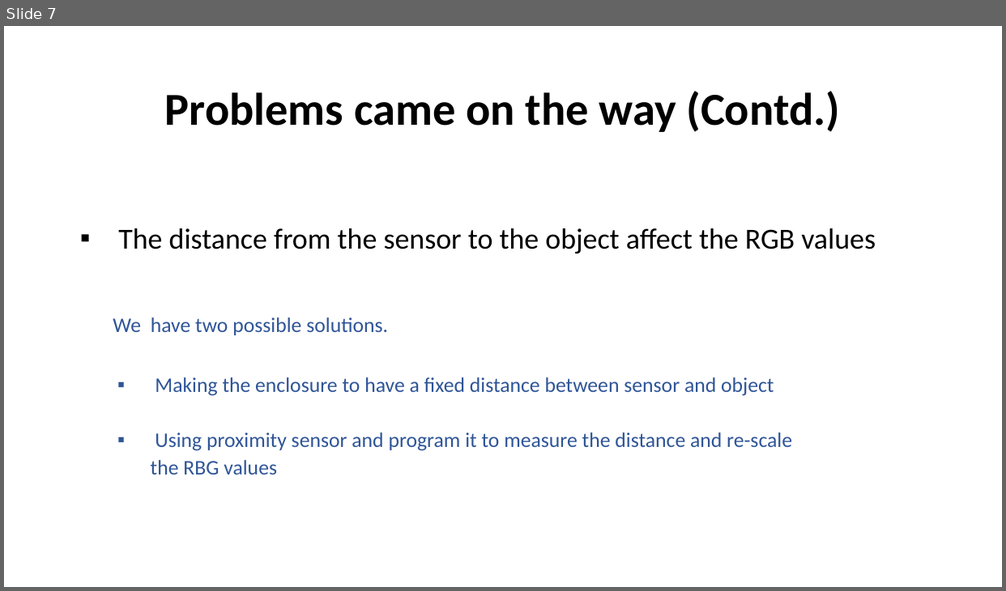
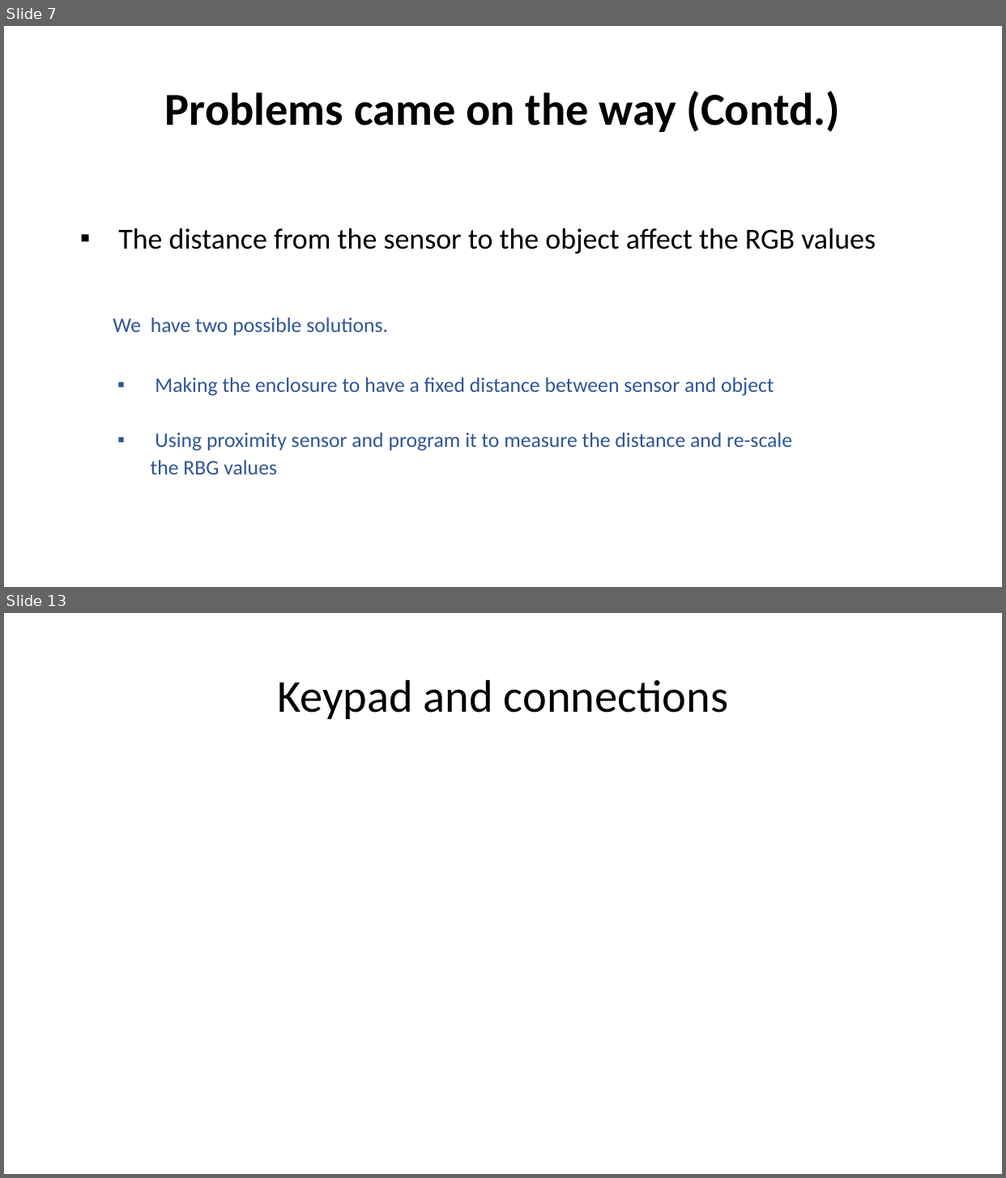
Before and after one commit to Team-Sagittarius-ENTC/RGBsensor, a slide deck: prabhashwara/PROGRESS AND SUMMARY.pptx. Shown one above the other, each under a label of ours: slide 7 before the commit, slides 7 and 13 after it; the slides between them are not shown. The pictures are 1006x591 and 1006x1178 pixels, drawn with LibreOffice and Linux fonts; fonts in the diff are those of the drawing. Boxes give left, top, right and bottom in pixels: in the first picture for what was removed or moved away, otherwise in the second. Text is boxed around its words. In the diff, an @@ line names an element or a change of style, - is before the commit and + after.

```diff
--- a/prabhashwara/PROGRESS AND SUMMARY.pptx
+++ b/prabhashwara/PROGRESS AND SUMMARY.pptx
@@ slide 13 added at [4,613,1002,1174], background #FFFFFF @@
@@ title added at [277,679,728,719], 44 pt, text #000000 @@
+Keypad and connections
```
Also in this commit, not shown: 7 other slides added, 1 slide removed, 1 other file.
